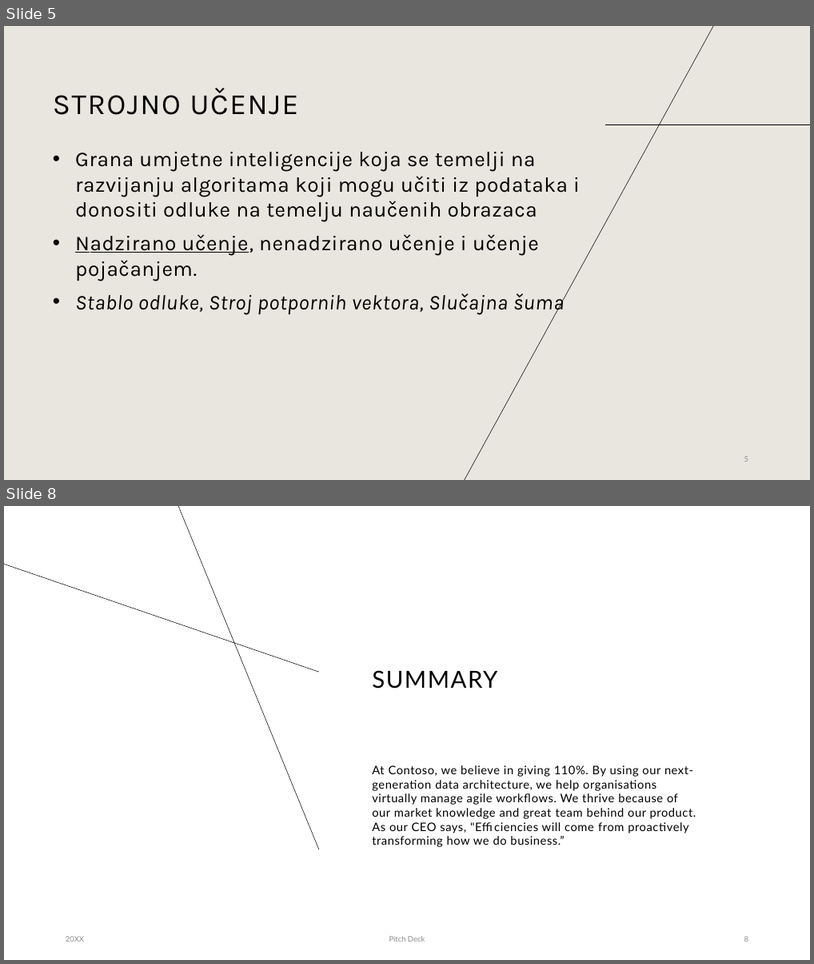
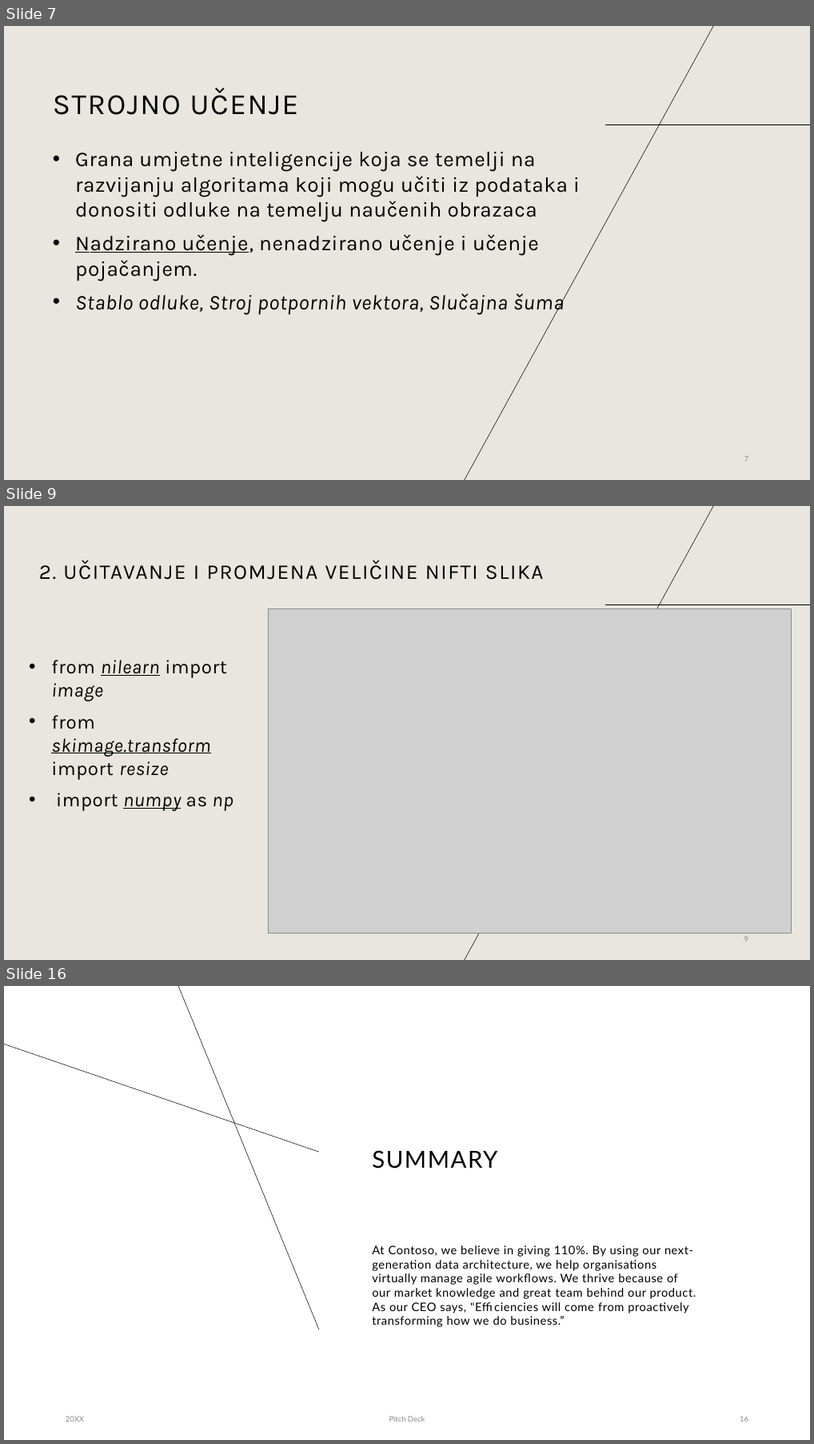
Before and after one commit to bpetra1/ML-Alzheimer-BrainMRI-Classification, a slide deck: prezentacija/ML_Alzheimer.pptx. Shown one above the other, each under a label of ours: slides 5 and 8 before the commit, slides 7, 9 and 16 after it; the slides between them are not shown. The pictures are 814x964 and 814x1444 pixels, drawn with LibreOffice and Linux fonts; fonts in the diff are those of the drawing; grey boxes stand for pictures. Boxes give left, top, right and bottom in pixels: in the first picture for what was removed or moved away, otherwise in the second. Text is boxed around its words. In the diff, an @@ line names an element or a change of style, - is before the commit and + after.

```diff
--- a/prezentacija/ML_Alzheimer.pptx
+++ b/prezentacija/ML_Alzheimer.pptx
@@ slide 9 added at (4, 506, 810, 960), background #E9E6DF; not listed: 2 template elements that a slide beside it also shows @@
@@ title added at (39, 560, 544, 580), 25 pt, text #000000 @@
+2. UČITAVANJE I PROMJENA VELIČINE NIFTI SLIKA
@@ picture added at (268, 608, 792, 933) @@
@@ text added at (51, 660, 234, 811), 23 pt, text #000000, italic @@
+• from nilearn import image
+• from skimage.transform import resize
+• import numpy as np
@@ page number added at (745, 936, 749, 941), 9 pt, text #8C8C8C @@
+9
@@ what was slide 5 is now slide 7 @@
@@ page number at (745, 456, 749, 461): text changed @@
-5
+7
@@ what was slide 8 is now slide 16 @@
@@ page number at (740, 1416, 749, 1421): text changed @@
-8
+16
```
Also in this commit, not shown: 1 slide changed, 8 other slides added, 1 slide removed, 1 other file.
